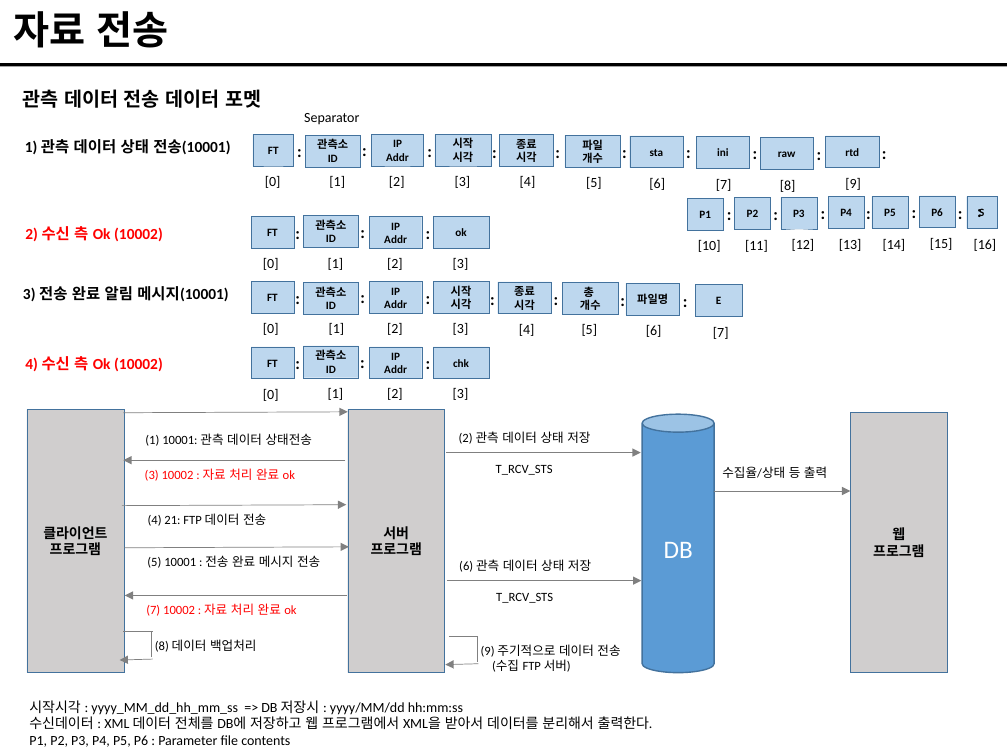
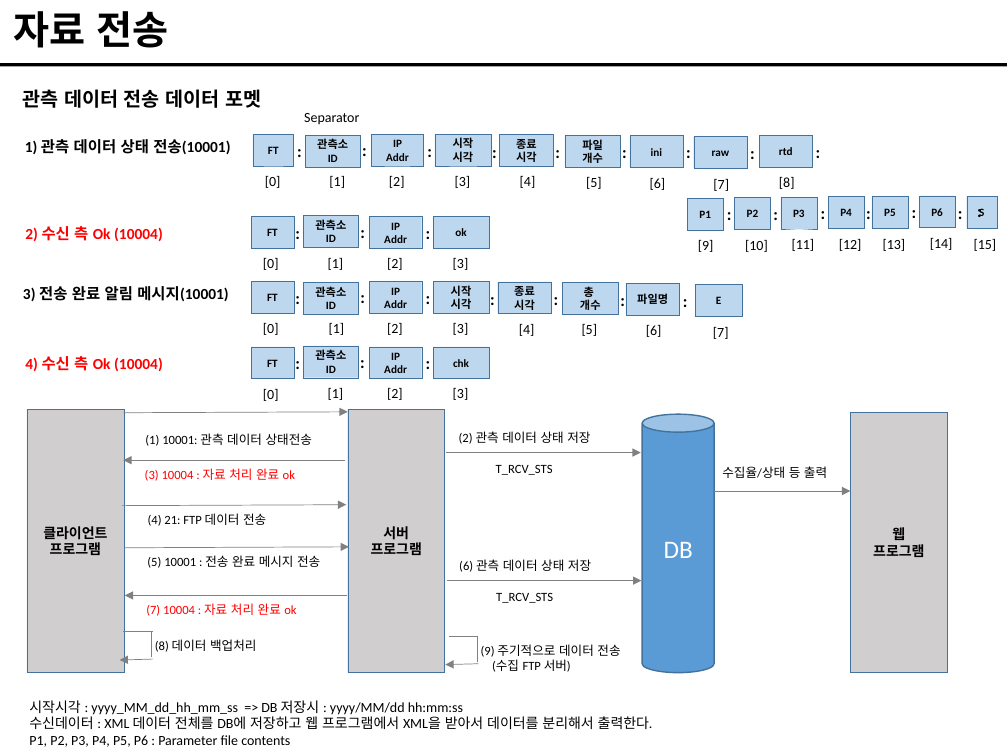
Before and after one commit to minsoub/ProjectDocument, a slide deck: slide 7 of 01 윈드라이다 구매설치사업/02 개발구성 방법_v.1.3.pptx (slide 6 before the commit). Drawn at 1008x756 pixels with LibreOffice and Linux fonts; fonts in the diff are those of the drawing. Boxes give left, top, right and bottom in pixels: in the first picture for what was removed or moved away, otherwise in the second. Text is boxed around its words. In the diff, an @@ line names an element or a change of style, - is before the commit and + after.

```diff
--- a/01 윈드라이다 구매설치사업/02 개발구성 방법_v.1.3.pptx
+++ b/01 윈드라이다 구매설치사업/02 개발구성 방법_v.1.3.pptx
@@ rectangle removed at <box>630,136,683,168</box> @@
-sta
@@ text removed at <box>743,138,768,168</box> @@
-:
@@ 3 rectangles, 2 texts: place and size @@
-3 rectangles, 2 texts at <box>697,136,897,169</box>
+3 rectangles, 2 texts at <box>630,135,831,168</box>
@@ text at <box>25,226,163,241</box>: text changed @@
-2) 수신 측 Ok (10002)
+2) 수신 측 Ok (10004)
@@ text "[9]": place and size @@
-text "[9]" at <box>845,178,861,190</box>
+text "[9]" at <box>698,240,714,252</box>
@@ text "[12]": place and size @@
-text "[12]" at <box>792,239,815,251</box>
+text "[12]" at <box>839,239,862,251</box>
@@ 5 texts: place and size @@
-5 texts at <box>698,238,953,252</box>
+5 texts at <box>745,238,997,252</box>
@@ text at <box>25,356,163,371</box>: text changed @@
-4) 수신 측 Ok (10002)
+4) 수신 측 Ok (10004)
@@ text at <box>145,468,295,481</box>: text changed @@
-(3) 10002 : 자료 처리 완료 ok
+(3) 10004 : 자료 처리 완료 ok
@@ text at <box>146,603,296,616</box>: text changed @@
-(7) 10002 : 자료 처리 완료 ok
+(7) 10004 : 자료 처리 완료 ok
```
Also in this commit, not shown: 2 other slides changed, 1 slide added.
